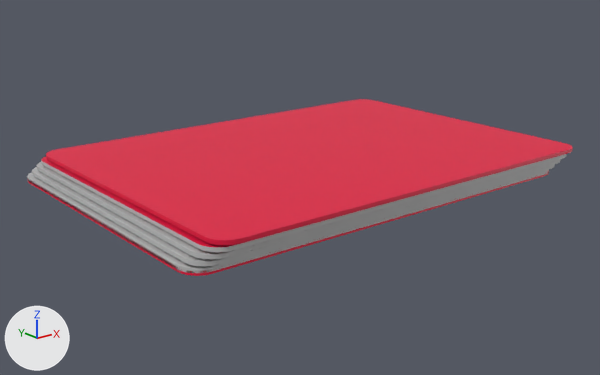
One commit to the FBX model Sunfall_Game/Assets/Models/New/cards.fbx: the scene before it, then after it.
Before and after are seen from a camera (50 mm lens) standing at (-0.1365, -0.1649, 0.0567) and looking at (-0.0038, 0.0009, -0.0096). The lights are fixed; the arrows at lower left show +X, +Y and +Z. Where no turn or scale is listed for an object, it has been applied to the vertices.

The first picture shows 'cardRigged', 'cardShown', 'cardStack'.
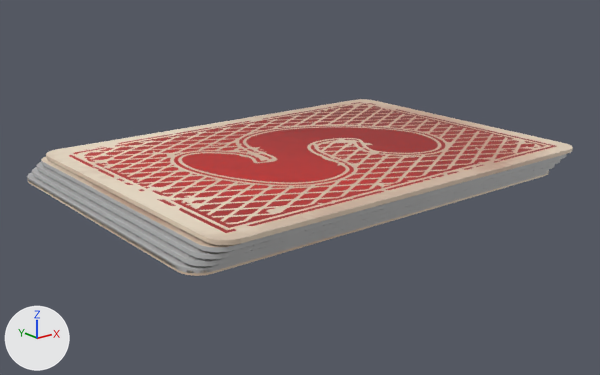
Diff of the bpy script that builds the scene:
```diff
--- a/Sunfall_Game/Assets/Models/New/cards.fbx.py
+++ b/Sunfall_Game/Assets/Models/New/cards.fbx.py
@@ img_playingcard_back_red_png @@
+img_playingcard_back_red_png = load_image('playingCard_back_red.png', '../../Textures/new/ui/playingCard_back_red.png', 851, 1156, 'sRGB')
@@ mat_backsidecard @@
 mat_backsidecard = principled_material('backsideCard')
-mat_backsidecard.base_color = (0.784, 0.0, 0.0475)  # pink #e5003e
+mat_backsidecard.texture = img_playingcard_back_red_png  # with its transparency
```

Pixel boxes (x1, y1, x2, y2) of what changed, in the pictures (600 x 375 px):
'cardRigged', surface changed
    both: (46, 99, 573, 245)
'cardStack', surface changed
    both: (27, 154, 567, 273)
'cardShown', surface changed
    both: (28, 170, 549, 276)
